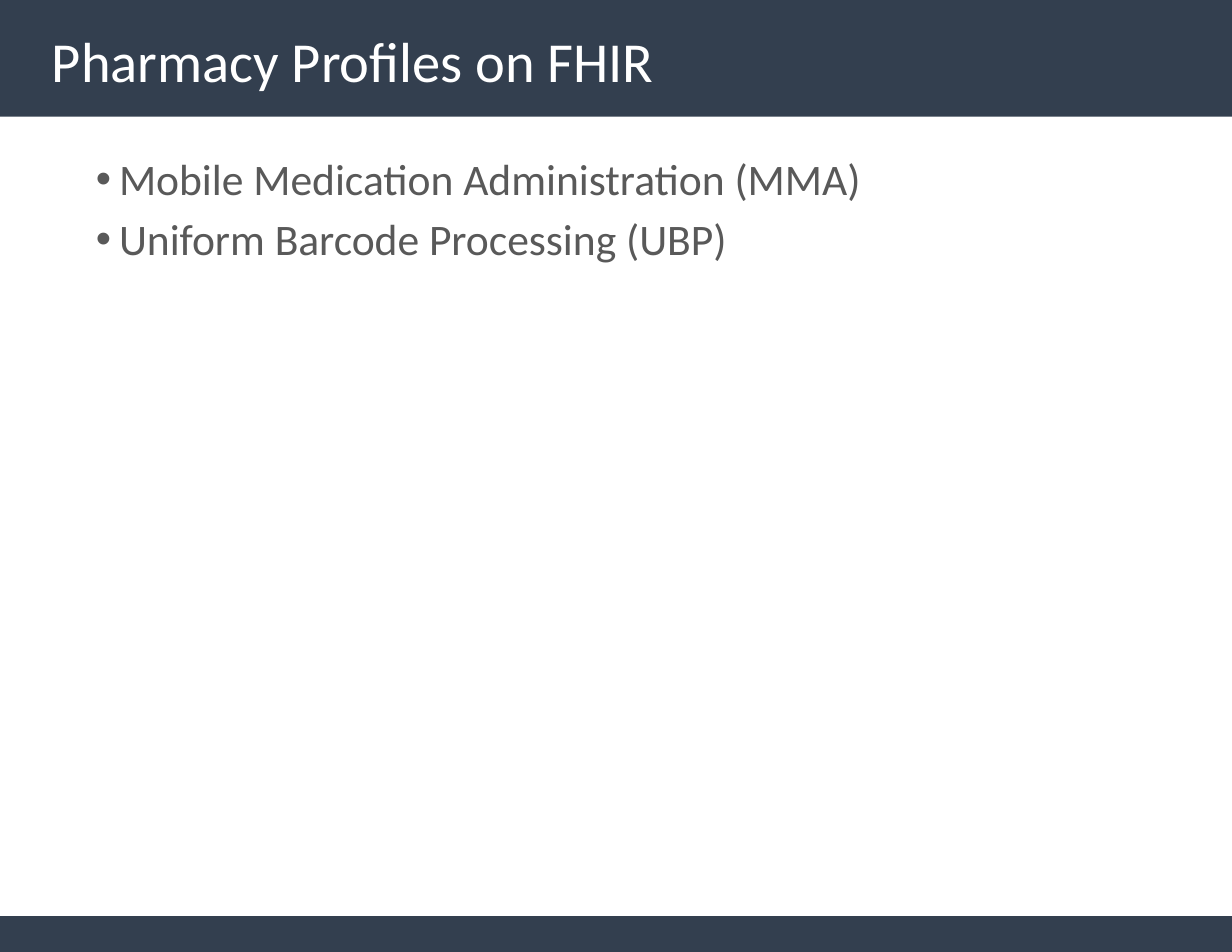
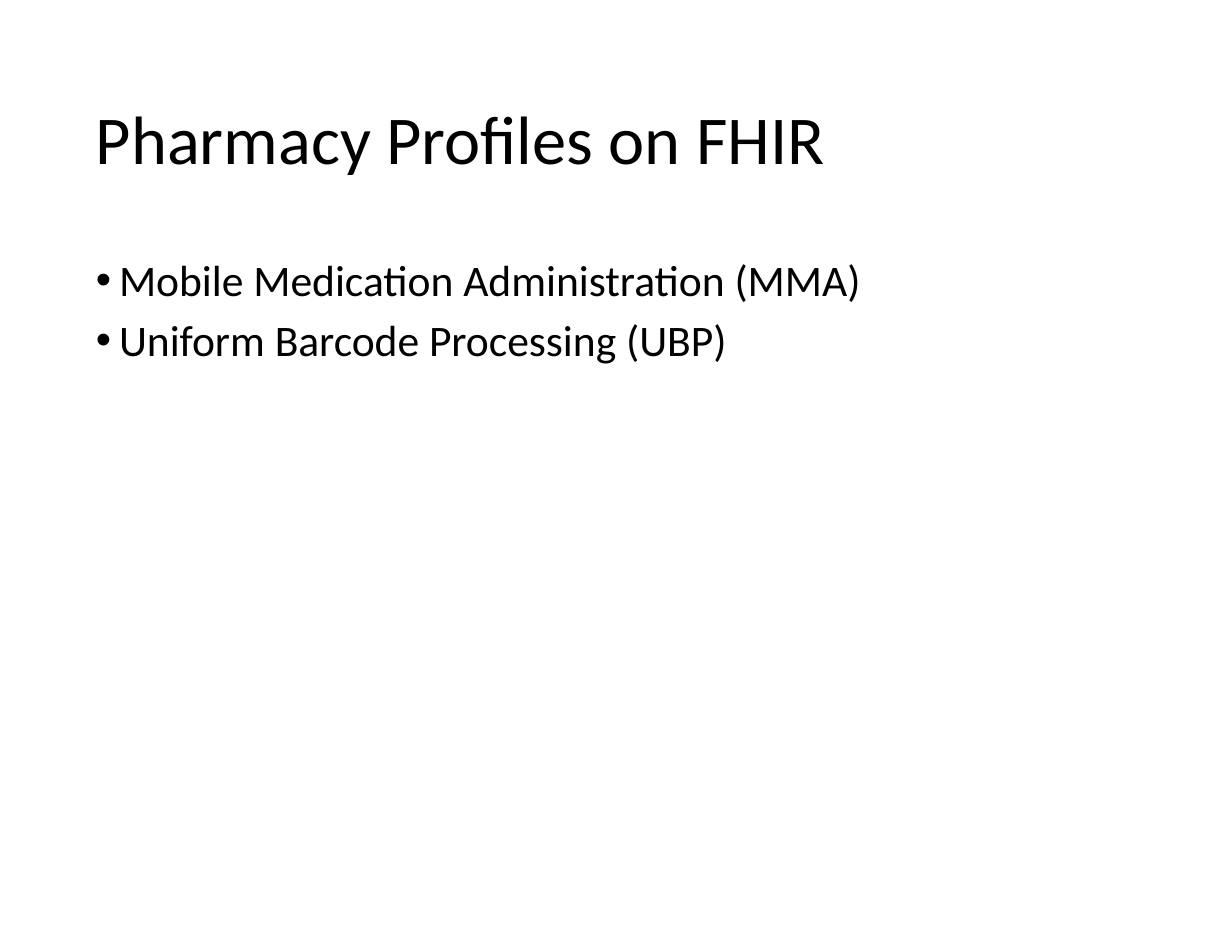
Before and after one commit to IHE/IT-Infrastructure, a slide deck: slide 11 of Presentations/IHE-FHIR-Brief.pptx (slide 10 before the commit). Drawn at 1232x952 pixels with LibreOffice and Linux fonts; fonts in the diff are those of the drawing. Boxes give left, top, right and bottom in pixels: in the first picture for what was removed or moved away, otherwise in the second. Text is boxed around its words. In the diff, an @@ line names an element or a change of style, - is before the commit and + after.

Commit message:
Updated IHE-FHIR-Brief and XDSonFHIR

```diff
--- a/Presentations/IHE-FHIR-Brief.pptx
+++ b/Presentations/IHE-FHIR-Brief.pptx
@@ rectangle removed at [0,0,1232,116] @@
@@ title "Pharmacy Profiles on FHIR": place and size @@
-title "Pharmacy Profiles on FHIR" at [52,42,654,91]
+title "Pharmacy Profiles on FHIR" at [96,116,824,175]
@@ title "Pharmacy Profiles on FHIR" at [96,116,824,175]: size 36.3 to 44 pt, text colour #FFFFFF to #000000 @@
@@ text "Mobile Medication Administration (MMA)": place and size @@
-text "Mobile Medication Administration (MMA)" at [119,163,861,263]
+text "Mobile Medication Administration (MMA)" at [119,264,861,364]
@@ text "Mobile Medication Administration (MMA)" at [119,264,861,364]: text colour #595959 to #000000 @@
@@ rectangle removed at [0,916,1232,952] @@
```
Also in this commit, not shown: 13 other slides changed, 2 slides added, 1 slide removed.
